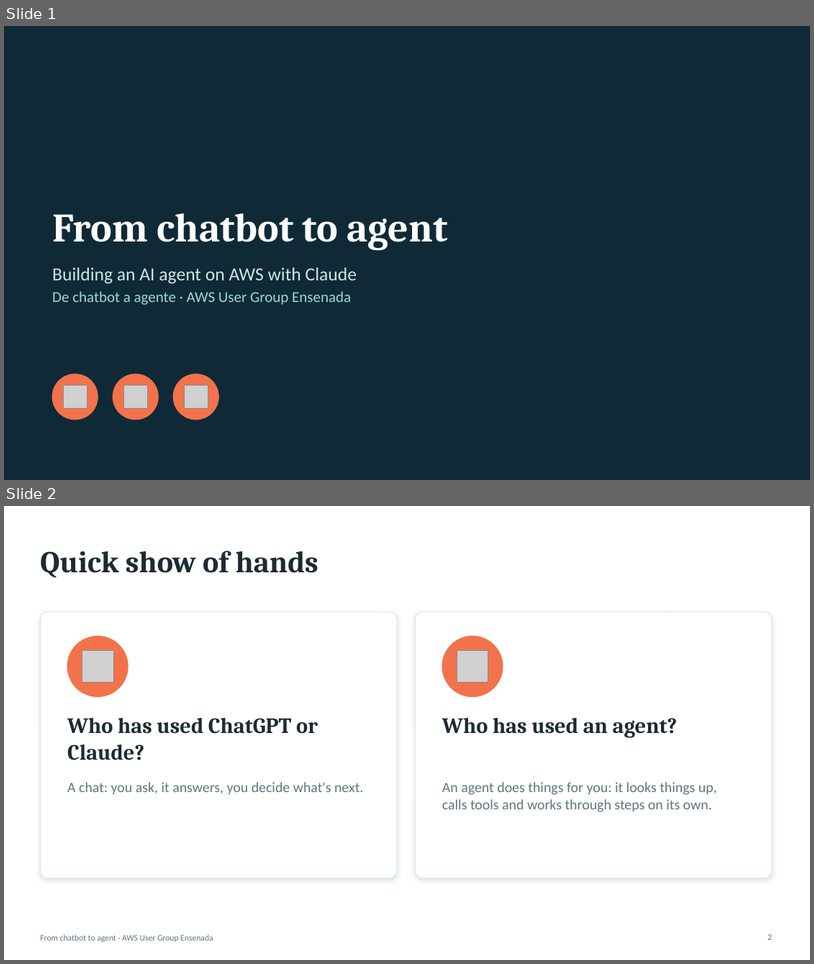
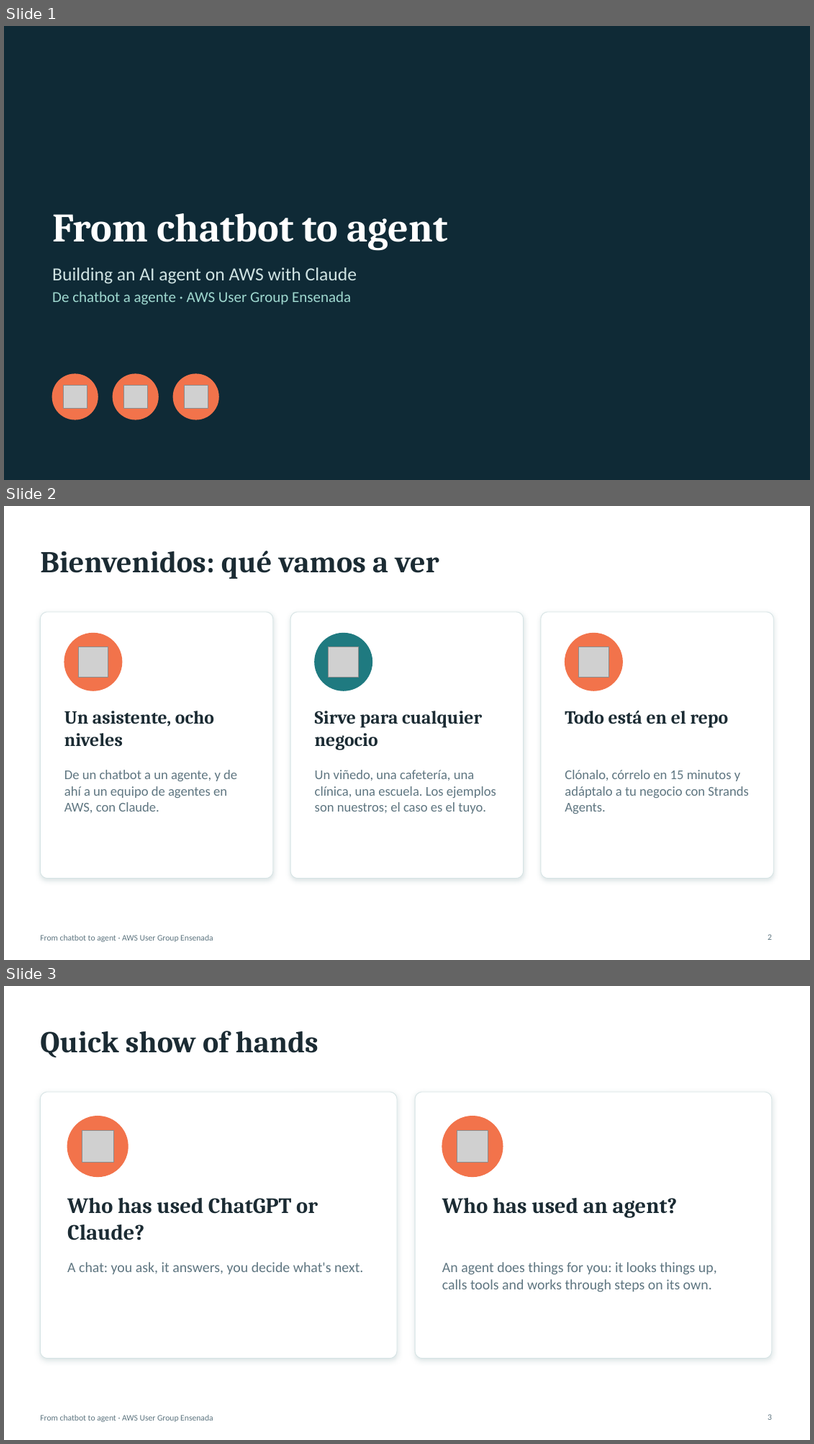
Before and after one commit to aws-ug-ensenada/claude-on-aws-ensenada, a slide deck: docs/slides/claude-on-aws-ensenada.pptx. Shown one above the other, each under a label of ours: slides 1 and 2 before the commit, slides 1, 2 and 3 after it. The pictures are 814x964 and 814x1444 pixels, drawn with LibreOffice and Linux fonts; fonts in the diff are those of the drawing; grey boxes stand for pictures. Boxes give left, top, right and bottom in pixels: in the first picture for what was removed or moved away, otherwise in the second. Text is boxed around its words. In the diff, an @@ line names an element or a change of style, - is before the commit and + after.

```diff
--- a/docs/slides/claude-on-aws-ensenada.pptx
+++ b/docs/slides/claude-on-aws-ensenada.pptx
@@ slide 2 added at [4,506,810,960], background #FFFFFF; not listed: 1 template element that a slide beside it also shows @@
@@ title added at [40,551,439,579], 36 pt, text #1B2B33, bold @@
+Bienvenidos: qué vamos a ver
@@ rounded rectangle added at [40,612,273,878], fill #FFFFFF, outline #D5E3E4 0.75 pt @@
@@ rounded rectangle added at [291,612,524,878], fill #FFFFFF, outline #D5E3E4 0.75 pt @@
@@ rounded rectangle added at [541,612,774,878], fill #FFFFFF, outline #D5E3E4 0.75 pt @@
@@ ellipse added at [64,633,122,690], fill #F2734B, outline #F2734B 1 pt @@
@@ ellipse added at [315,633,373,690], fill #1F7A80, outline #1F7A80 1 pt @@
@@ ellipse added at [566,633,623,690], fill #F2734B, outline #F2734B 1 pt @@
@@ picture added at [78,647,108,677] @@
@@ picture added at [329,647,358,677] @@
@@ picture added at [579,647,609,677] @@
@@ text added at [64,710,214,746], 22 pt, text #1B2B33, bold @@
+Un asistente, ocho niveles
@@ text added at [315,710,482,750], 22 pt, text #1B2B33, bold @@
+Sirve para cualquier negocio
@@ text added at [565,710,729,728], 22 pt, text #1B2B33, bold @@
+Todo está en el repo
@@ text added at [64,770,237,813], 16 pt, text #5F7681 @@
+De un chatbot a un agente, y de ahí a un equipo de agentes en AWS, con Claude.
@@ text added at [315,770,496,813], 16 pt, text #5F7681 @@
+Un viñedo, una cafetería, una clínica, una escuela. Los ejemplos son nuestros; el caso es el tuyo.
@@ text added at [565,770,749,813], 16 pt, text #5F7681 @@
+Clónalo, córrelo en 15 minutos y adáptalo a tu negocio con Strands Agents.
@@ page number added at [768,934,772,939], 10 pt, text #5F7681 @@
+2
@@ what was slide 2 is now slide 3 @@
```
Also in this commit, not shown: 2 other files.
